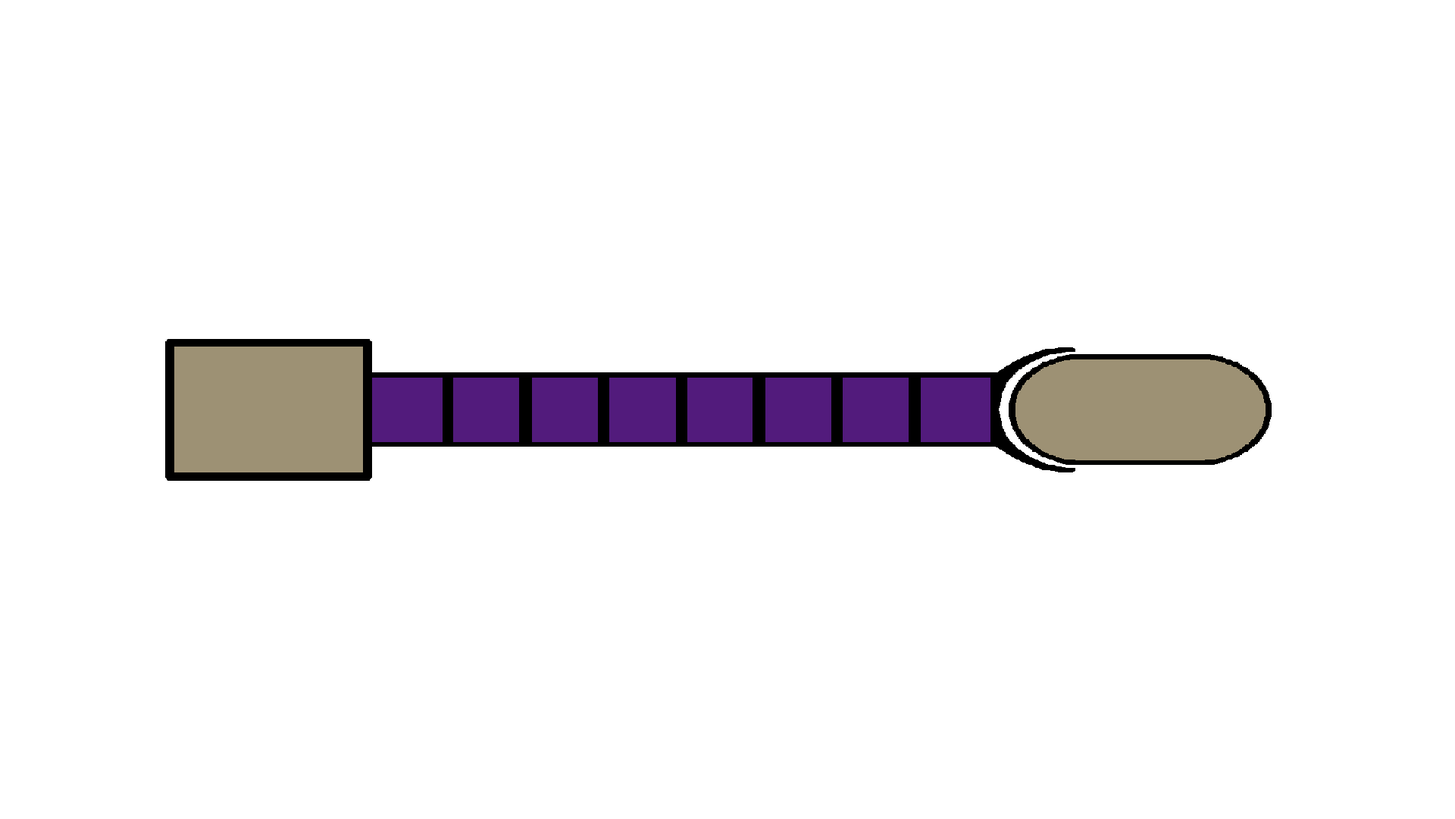
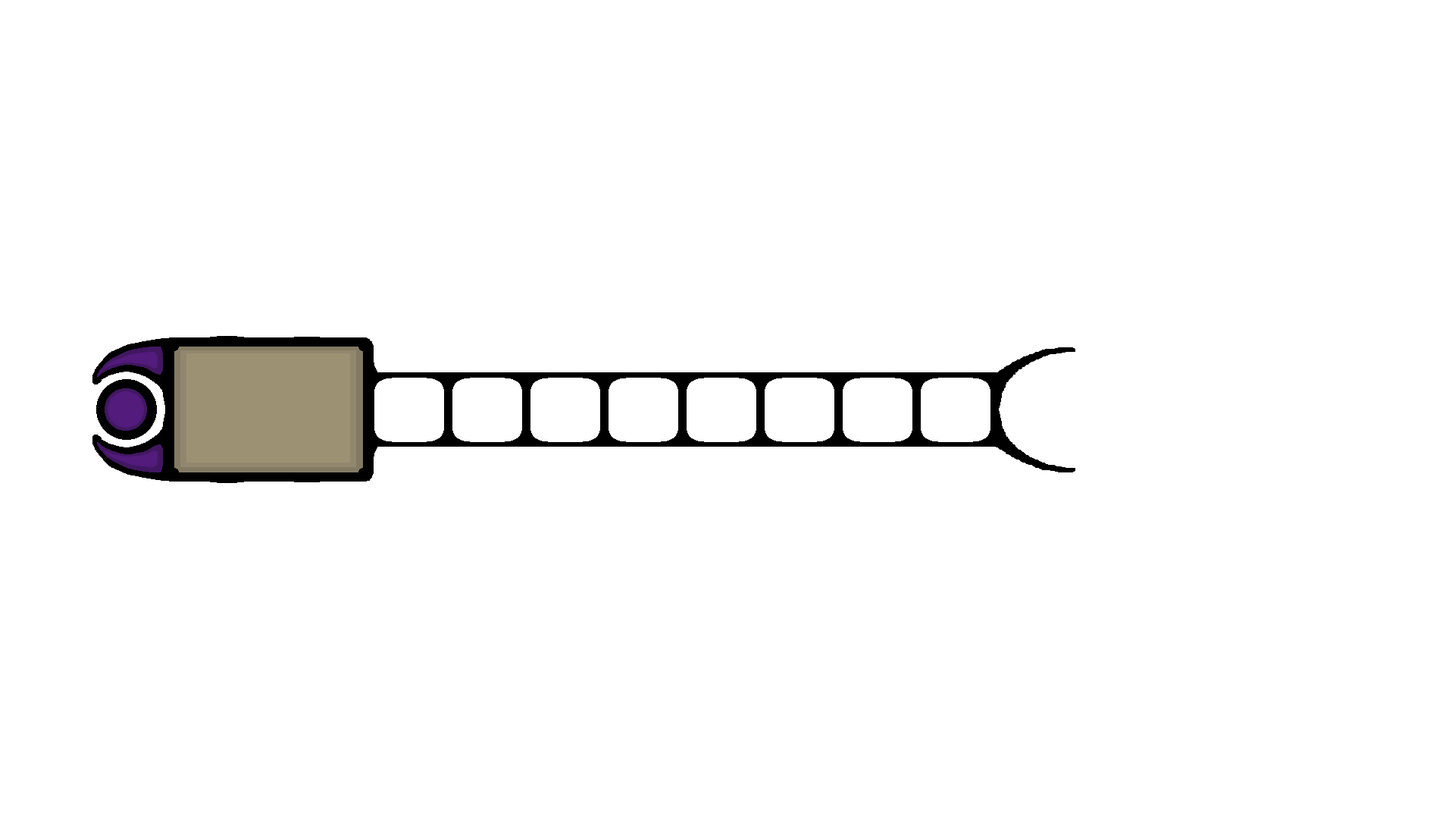
Layer changes from the first w=1455, h=819 image to the second:
added layer "Pasted Layer #4" above "UpgradeButton.png" over (374, 377, 991, 442)
hid "UpgradeButton.png" over (1008, 353, 1272, 465)
added layer "Frill copy" above "Frill" over (92, 409, 378, 483)
added layer "Frill" above "Circle2" over (92, 335, 378, 410)
added layer "Circle2" above "Circle1" over (107, 391, 145, 428)
added layer "Circle1" above "CircleLines" over (104, 388, 148, 431)
added layer "CircleLines" above "LinesMain" over (96, 378, 157, 440)
renamed "Pasted Layer #1" to "LinesMain", painted on it over (165, 338, 1076, 481)
added layer "TanSquare2" above "TanSquare1" over (180, 350, 357, 467)
added layer "TanSquare1" above "Pasted Layer #3" over (174, 346, 364, 473)
hid "Pasted Layer #3" over (372, 377, 991, 442)
